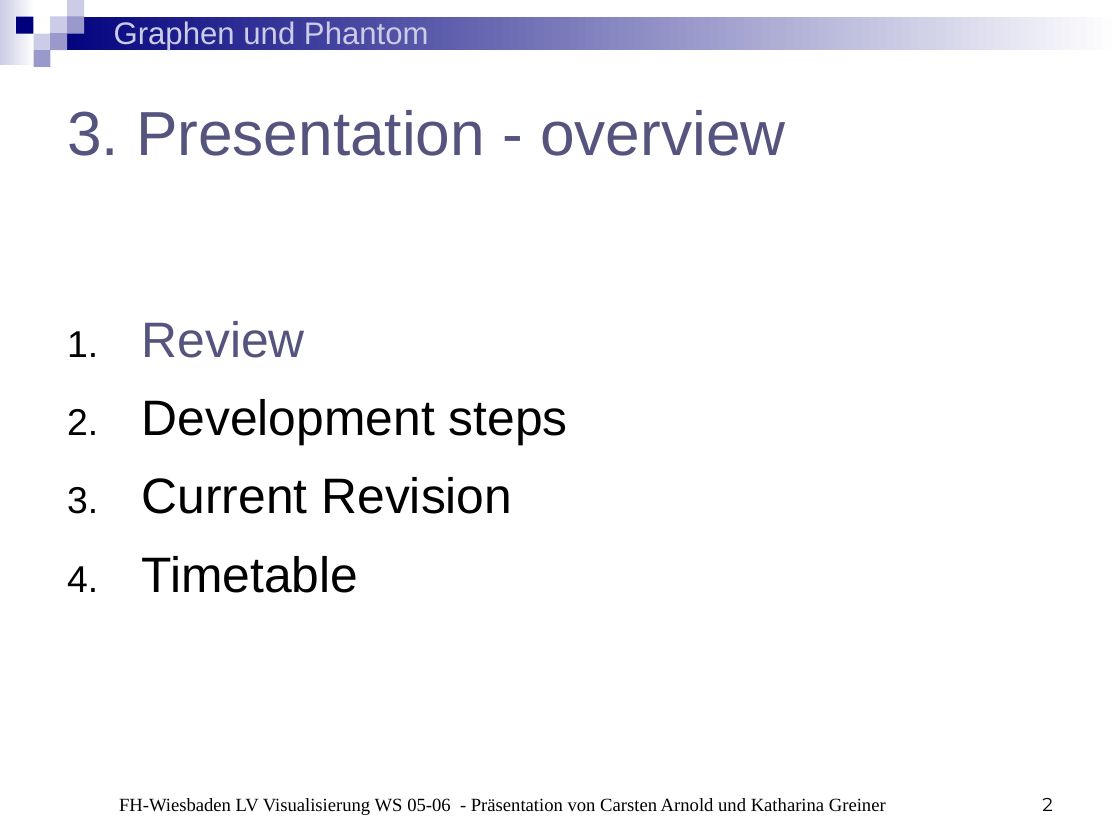
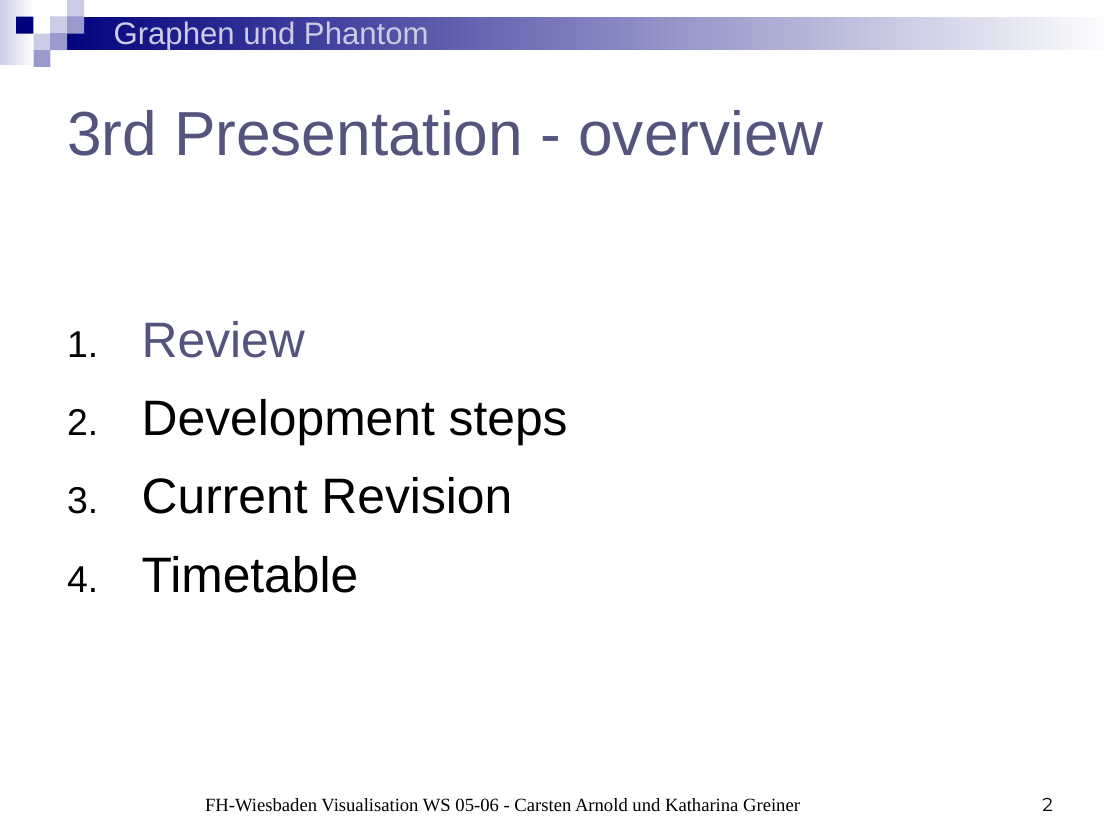
Before and after one commit to BackupTheBerlios/phantom-graphs-svn, a slide deck: slide 2 of trunk/Präsentationen/Präsentation3.ppt. Drawn at 1120x840 pixels with LibreOffice and Linux fonts; fonts in the diff are those of the drawing. Boxes give left, top, right and bottom in pixels: in the first picture for what was removed or moved away, otherwise in the second. Text is boxed around its words. In the diff, an @@ line names an element or a change of style, - is before the commit and + after.

```diff
--- a/trunk/Präsentationen/Präsentation3.ppt
+++ b/trunk/Präsentationen/Präsentation3.ppt
@@ title at box(67, 110, 823, 156): text changed @@
-3. Presentation - overview
+3rd Presentation - overview
@@ text at box(205, 798, 800, 812): text changed @@
-FH-Wiesbaden LV Visualisierung WS 05-06 - Präsentation von Carsten Arnold und Katharina Greiner
+FH-Wiesbaden Visualisation WS 05-06 - Carsten Arnold und Katharina Greiner
```
Also in this commit, not shown: 11 other slides changed, 5 slides added, 1 slide removed.
